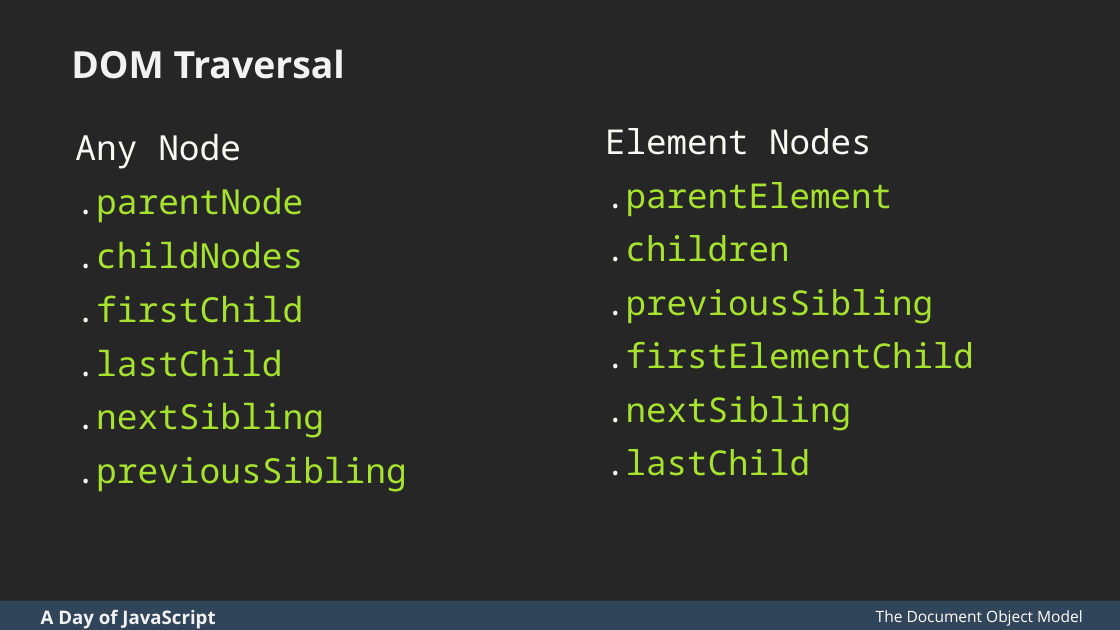
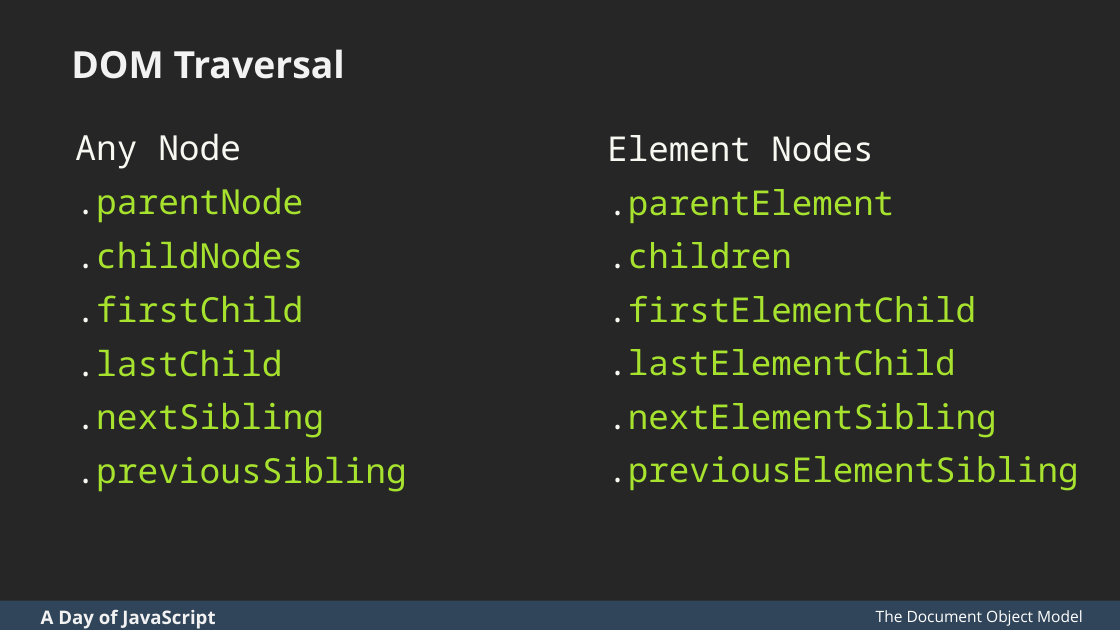
Before and after one commit to zgordon/a-day-of-javascript, a slide deck: slide 53 of A Day of JavaScript Slides.pptx. Drawn at 1120x630 pixels with LibreOffice and Linux fonts; fonts in the diff are those of the drawing. Boxes give left, top, right and bottom in pixels: in the first picture for what was removed or moved away, otherwise in the second. Text is boxed around its words. In the diff, an @@ line names an element or a change of style, - is before the commit and + after.

```diff
--- a/A Day of JavaScript Slides.pptx
+++ b/A Day of JavaScript Slides.pptx
@@ text "Element Nodes": place and size @@
-text "Element Nodes" at (605, 128, 974, 476)
+text "Element Nodes" at (607, 135, 1078, 491)
@@ text at (605, 289, 933, 324): paragraph removed @@
-.previousSibling
@@ text at (607, 349, 1078, 491): text changed @@
-.nextSibling
-.lastChild
+.lastElementChild
+.nextElementSibling
+.previousElementSibling
```
Also in this commit, not shown: 7 other slides changed, 15 other files.
